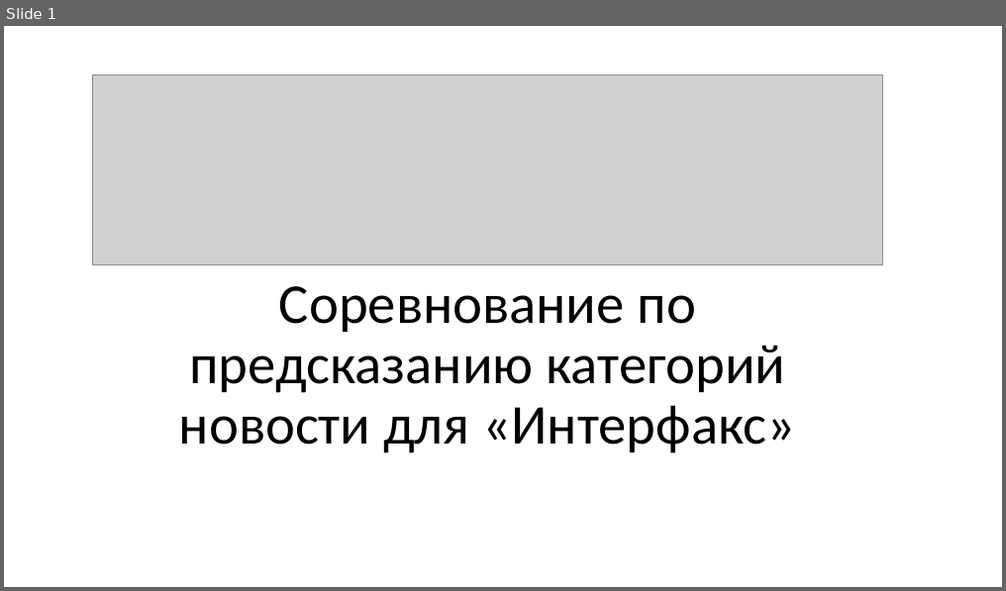
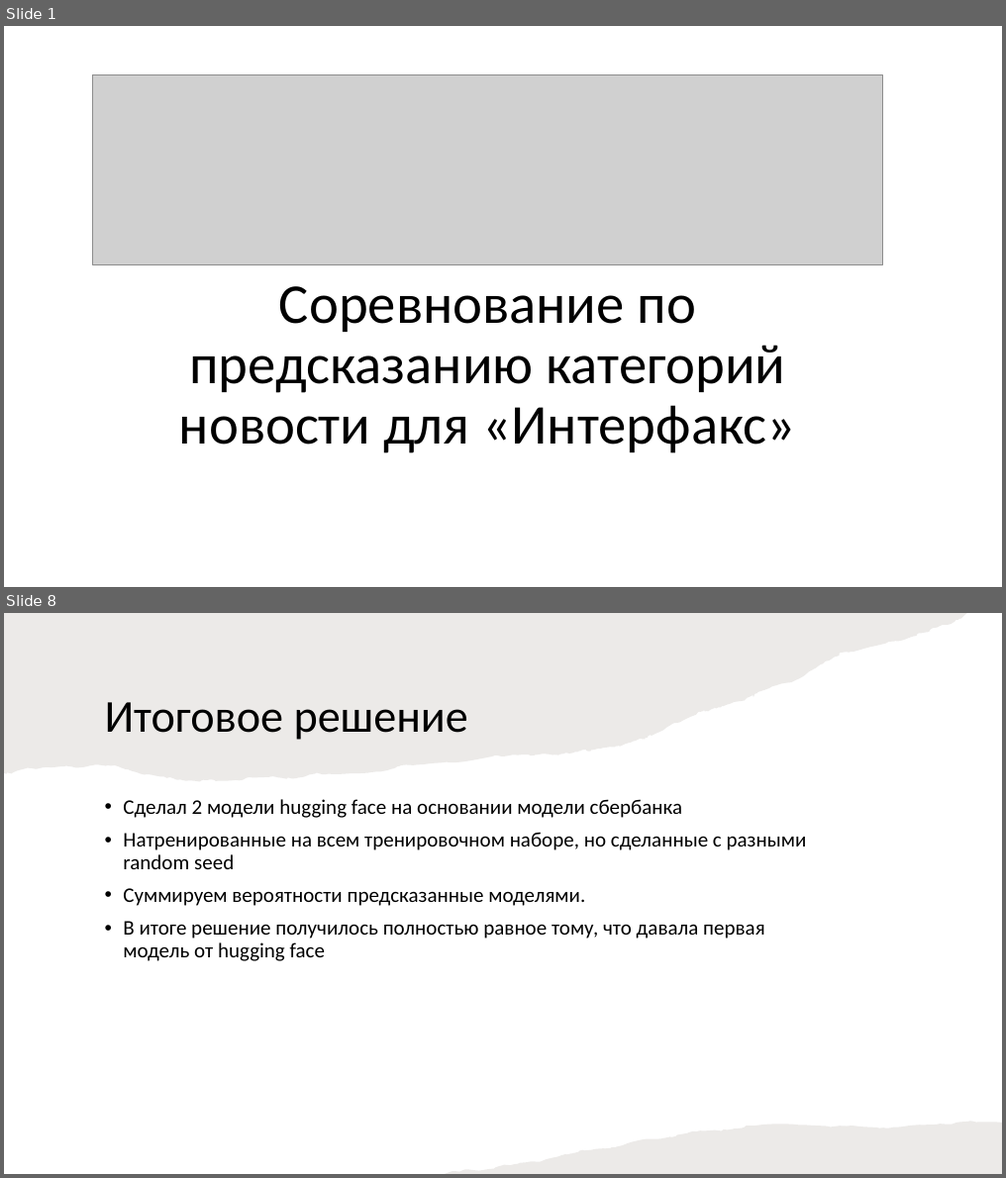
Before and after one commit to rzabolotin/nlp_scan_category_prediction, a slide deck: docs/SCAN news classification.pptx. Shown one above the other, each under a label of ours: slide 1 before the commit, slides 1 and 8 after it; the slides between them are not shown. The pictures are 1006x591 and 1006x1178 pixels, drawn with LibreOffice and Linux fonts; fonts in the diff are those of the drawing; grey boxes stand for pictures. Boxes give left, top, right and bottom in pixels: in the first picture for what was removed or moved away, otherwise in the second. Text is boxed around its words. In the diff, an @@ line names an element or a change of style, - is before the commit and + after.

```diff
--- a/docs/SCAN news classification.pptx
+++ b/docs/SCAN news classification.pptx
@@ slide 8 added at [4,613,1002,1174], background #FFFFFF @@
@@ freeform shape added at [4,613,967,781], fill #82766A at 15% opacity @@
@@ title added at [105,702,468,740], 44 pt, text #000000 @@
+Итоговое решение
@@ text added at [123,799,807,961], 20 pt, text #000000 @@
+• Сделал 2 модели hugging face на основании модели сбербанка
+• Натренированные на всем тренировочном наборе, но сделанные с разными random seed
+• Суммируем вероятности предсказанные моделями.
+• В итоге решение получилось полностью равное тому, что давала первая модель от hugging face
@@ freeform shape added at [445,1121,1002,1174], fill #82766A at 15% opacity @@
```
Also in this commit, not shown: 3 slides changed, 3 other slides added, 3 slides removed, 1 other file.
